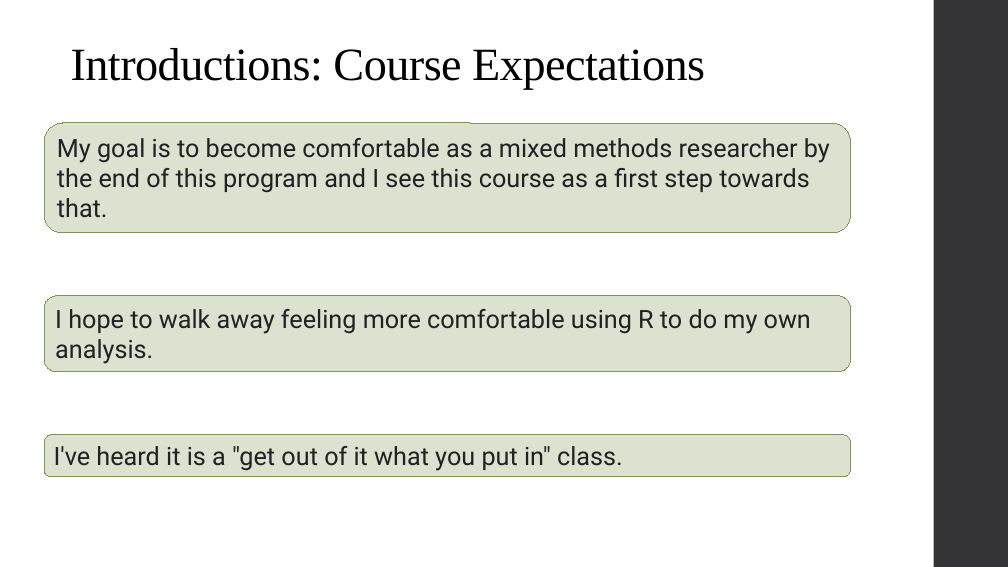
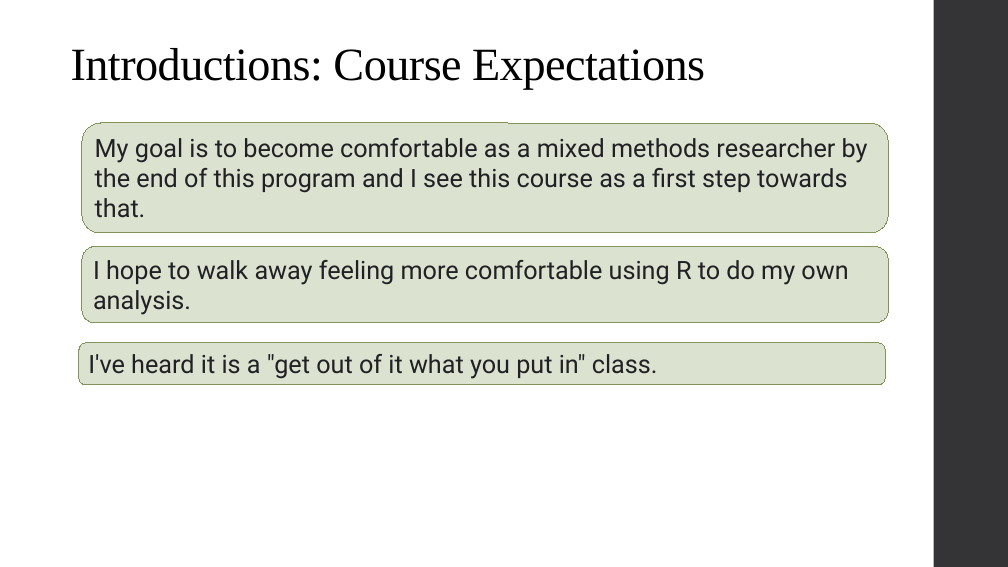
Before and after one commit to alex-hoagland/HAD5772, a slide deck: slide 6 of Lectures/Lecture01_Introduction/Lecture1_Intro.pptx. Drawn at 1008x567 pixels with LibreOffice and Linux fonts; fonts in the diff are those of the drawing. Boxes give left, top, right and bottom in pixels: in the first picture for what was removed or moved away, otherwise in the second. Text is boxed around its words. In the diff, an @@ line names an element or a change of style, - is before the commit and + after.

```diff
--- a/Lectures/Lecture01_Introduction/Lecture1_Intro.pptx
+++ b/Lectures/Lecture01_Introduction/Lecture1_Intro.pptx
@@ rounded rectangle "My goal is to become ...": place and size @@
-rounded rectangle "My goal is to become ..." at [44, 123, 851, 233]
+rounded rectangle "My goal is to become ..." at [82, 123, 889, 233]
@@ rounded rectangle "I hope to walk away ...": place and size @@
-rounded rectangle "I hope to walk away ..." at [44, 296, 851, 372]
+rounded rectangle "I hope to walk away ..." at [82, 247, 889, 323]
@@ rounded rectangle "I've heard it is a ...": place and size @@
-rounded rectangle "I've heard it is a ..." at [44, 435, 851, 477]
+rounded rectangle "I've heard it is a ..." at [79, 343, 885, 385]
```
Also in this commit, not shown: 1 other slide changed, 4 slides added, 2 slides removed, 3 other files.
